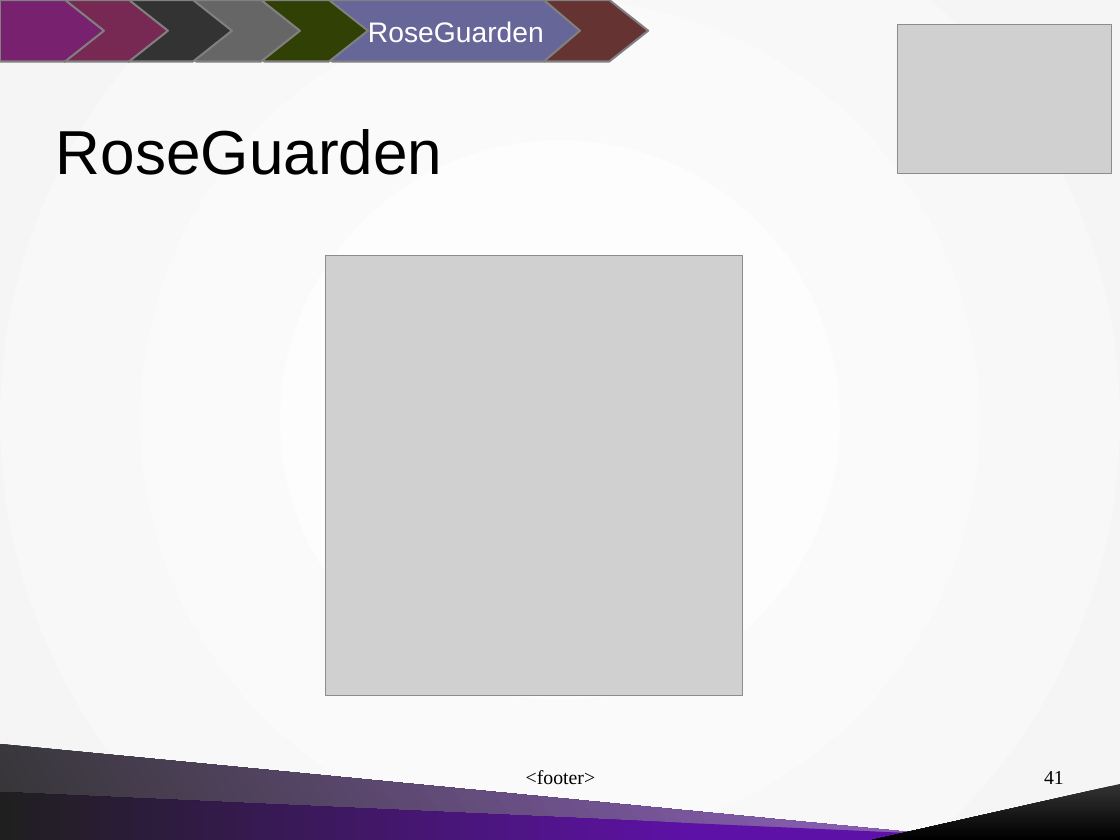
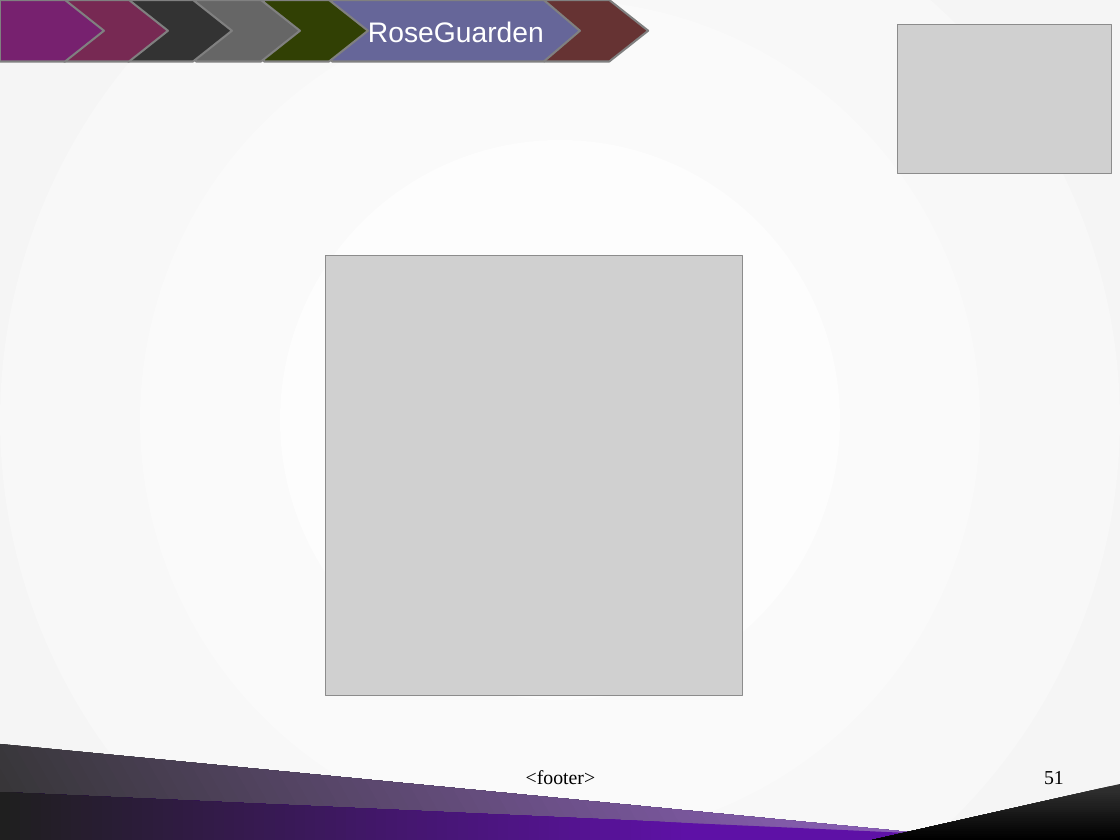
Before and after one commit to mdrobisch/roseguarden, a slide deck: slide 51 of documentation/presentations/Talk_at_VOW_Dresden_Germany_2015-11-06.odp (slide 41 before the commit). Drawn at 1120x840 pixels with LibreOffice and Linux fonts; fonts in the diff are those of the drawing; grey boxes stand for pictures. Boxes give left, top, right and bottom in pixels: in the first picture for what was removed or moved away, otherwise in the second. Text is boxed around its words. In the diff, an @@ line names an element or a change of style, - is before the commit and + after.

```diff
--- a/documentation/presentations/Talk_at_VOW_Dresden_Germany_2015-11-06.odp
+++ b/documentation/presentations/Talk_at_VOW_Dresden_Germany_2015-11-06.odp
@@ title removed at bbox=[56, 129, 442, 175] @@
-RoseGuarden
@@ page number at bbox=[1044, 771, 1064, 785]: text changed @@
-41
+51
```
Also in this commit, not shown: 6 other slides changed, 22 slides added, 2 slides removed.
